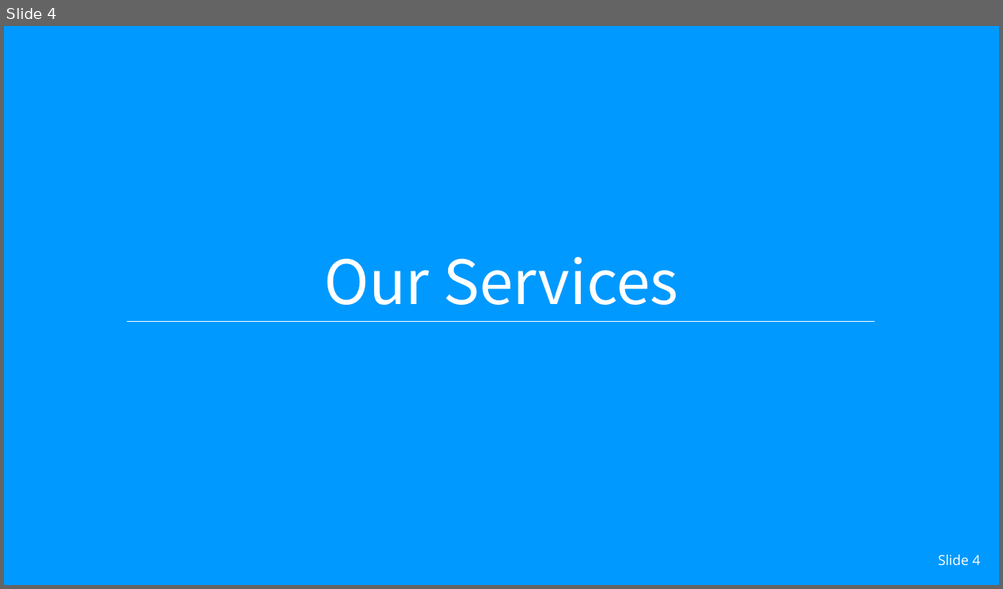
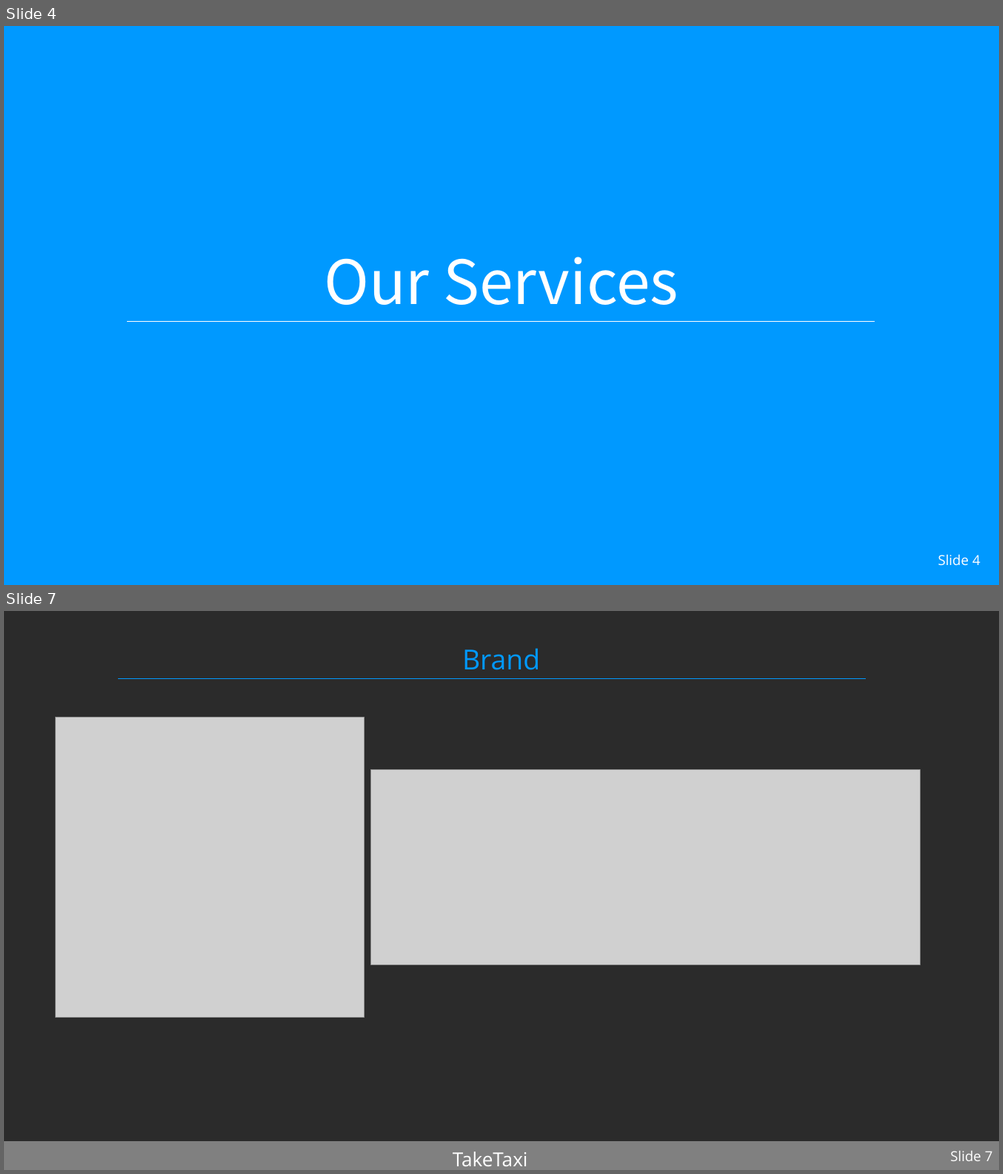
Before and after one commit to zainabaaboumoussa/taketaxi_template, a slide deck: Presentations/TakeTaxi_2018_2019.pptx. Shown one above the other, each under a label of ours: slide 4 before the commit, slides 4 and 7 after it; the slides between them are not shown. The pictures are 1003x589 and 1003x1174 pixels, drawn with LibreOffice and Linux fonts; fonts in the diff are those of the drawing; grey boxes stand for pictures; background and template pictures are left out; a plain dark background stands for a picture behind light text. Boxes give left, top, right and bottom in pixels: in the first picture for what was removed or moved away, otherwise in the second. Text is boxed around its words. In the diff, an @@ line names an element or a change of style, - is before the commit and + after.

Commit message:
j'ai ajouté 2 slides sur suvey & brand

```diff
--- a/Presentations/TakeTaxi_2018_2019.pptx
+++ b/Presentations/TakeTaxi_2018_2019.pptx
@@ slide 7 added at (4,611,999,1170), background picture (left out) @@
@@ title added at (462,648,540,670), 40 pt, text #0099FF @@
+Brand
@@ line added from (118, 678) to (865, 678), #0099FF 0.5 pt @@
@@ picture added at (56,718,364,1017) @@
@@ picture added at (371,769,919,965) @@
@@ rectangle added at (4,1142,999,1170), fill #808080 @@
@@ text added at (452,1152,528,1167), 28 pt, text #FFFFFF @@
+TakeTaxi
@@ page number added at (950,1151,993,1162), 20 pt, text #FFFFFF @@
+Slide 7
```
Also in this commit, not shown: 3 slides changed, 2 other slides added, 1 slide removed.
